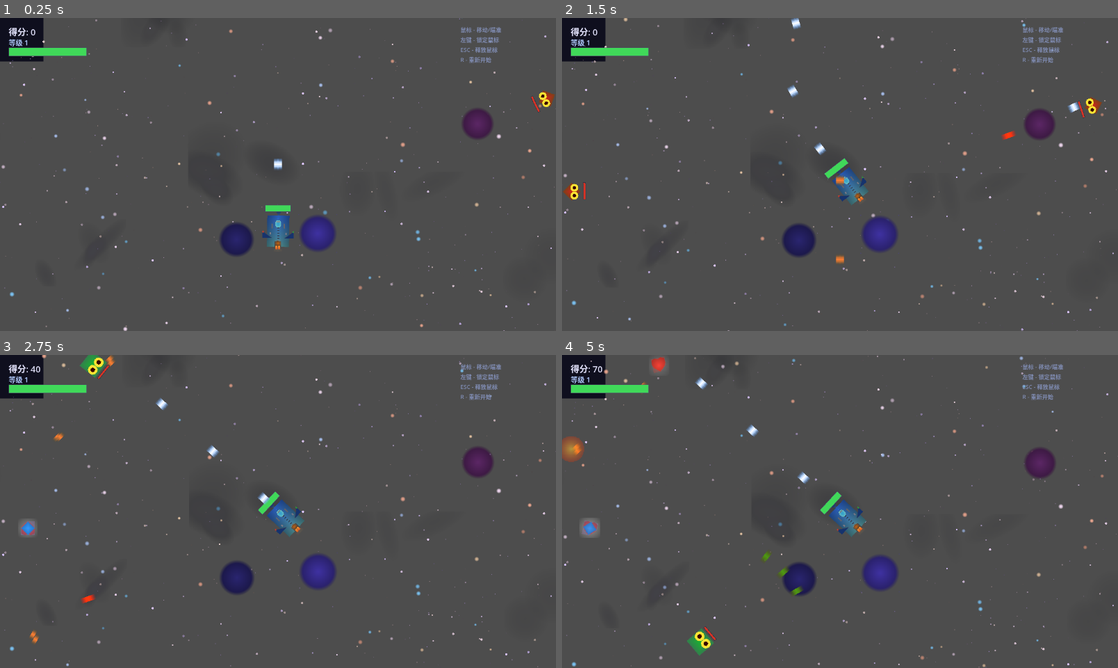
Above: before the commit, frames 1-4 (two rows, left to right).
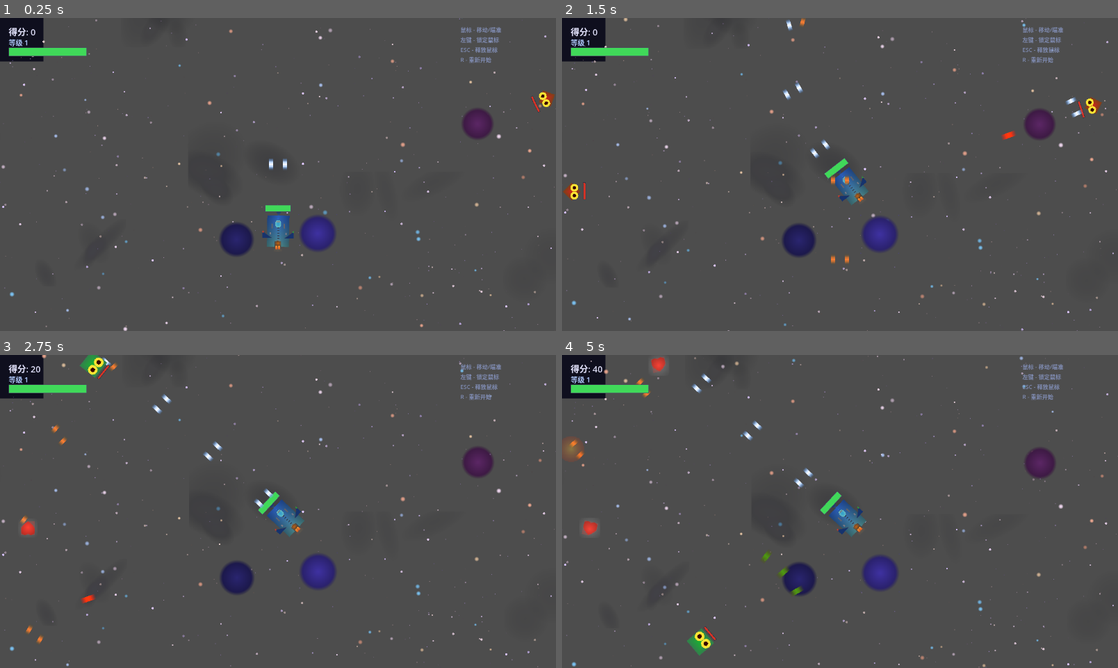
Above: after the commit, the same moments.

Repository: July-X/godot-game-one
Game: Godot game, scene res://scenes/main.tscn
The game is run twice, just before and just after one commit, with the same random seed, the same clock (stepped at 60 frames per second) and the same inputs.
Inputs (mouse positions are in pixels of both pictures, inside the frame that each line leads up to):
- Up to frame 1 (0.25 s): no input
- Up to frame 2 (1.5 s): tap Enter at 0.5 s; move the mouse to (962, 158) at 0.52 s; tap R at 0.6, 1.35 s; click (962, 158) at 0.67 s; move the mouse to (812, 174) at 1.27 s; click (812, 174) at 1.42 s
- Up to frame 3 (2.75 s): move the mouse to (289, 505) at 2.02 s; tap R at 2.1 s; click (289, 505) at 2.17 s
- Up to frame 4 (5 s): move the mouse to (834, 517) at 2.77 s; tap R at 2.85, 3.6, 4.35 s; click (834, 517) at 2.92 s; move the mouse to (878, 514) at 3.52 s; click (878, 514) at 3.67 s; move the mouse to (795, 508) at 4.27 s; click (795, 508) at 4.42 s

The runs differ from the first frame. In frame 1, 0.1% of the frame differs, in the area x 48-52%, y 44-49%; in frame 2, 0.6%; in frame 3, 0.6%; in frame 4, 0.7%, in the area x 0-46%, y 0-58%.

Commit message:
fix: 初始双炮台子弹从左右机翼炮位发射

Diff:
--- a/scripts/player.gd
+++ b/scripts/player.gd
@@ -162,15 +162,18 @@
 	var bullet_count: int = GameState.get_bullet_count()
 	var level: int = GameState.shoot_level
 
+	var engine_offset: Vector2 = Vector2.from_angle(base_angle) * 24
+	var cannon_spread: float = 14.0 + level * 2.0
 	var perp: Vector2 = Vector2(-sin(base_angle), cos(base_angle))
-	var spacing: float = 8.0
-	var start_offset: float = -(bullet_count - 1) * spacing * 0.5
+	var positions: Array[float] = []
+	for i in range(bullet_count):
+		positions.append(-cannon_spread + i * (cannon_spread * 2.0 / max(bullet_count - 1, 1)))
 
 	for i in bullet_count:
-		var offset: Vector2 = perp * (start_offset + i * spacing)
+		var offset: Vector2 = perp * positions[i]
 		var bullet := _bullet_scene.instantiate()
 		get_tree().current_scene.add_child(bullet)
-		bullet.setup(global_position + Vector2.from_angle(base_angle) * 24 + offset, base_angle, GameState.get_bullet_damage(), true, level)
+		bullet.setup(global_position + engine_offset + offset, base_angle, GameState.get_bullet_damage(), true, level)
 
 	if _muzzle_flash:
 		_muzzle_flash.visible = true
